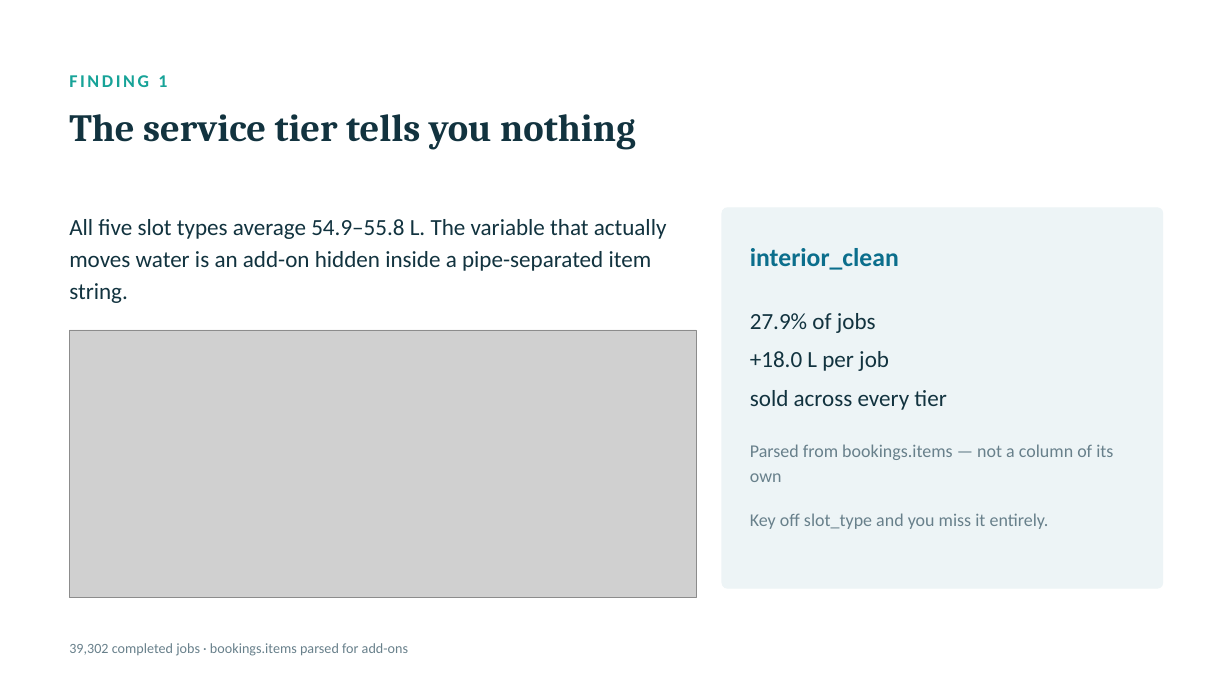
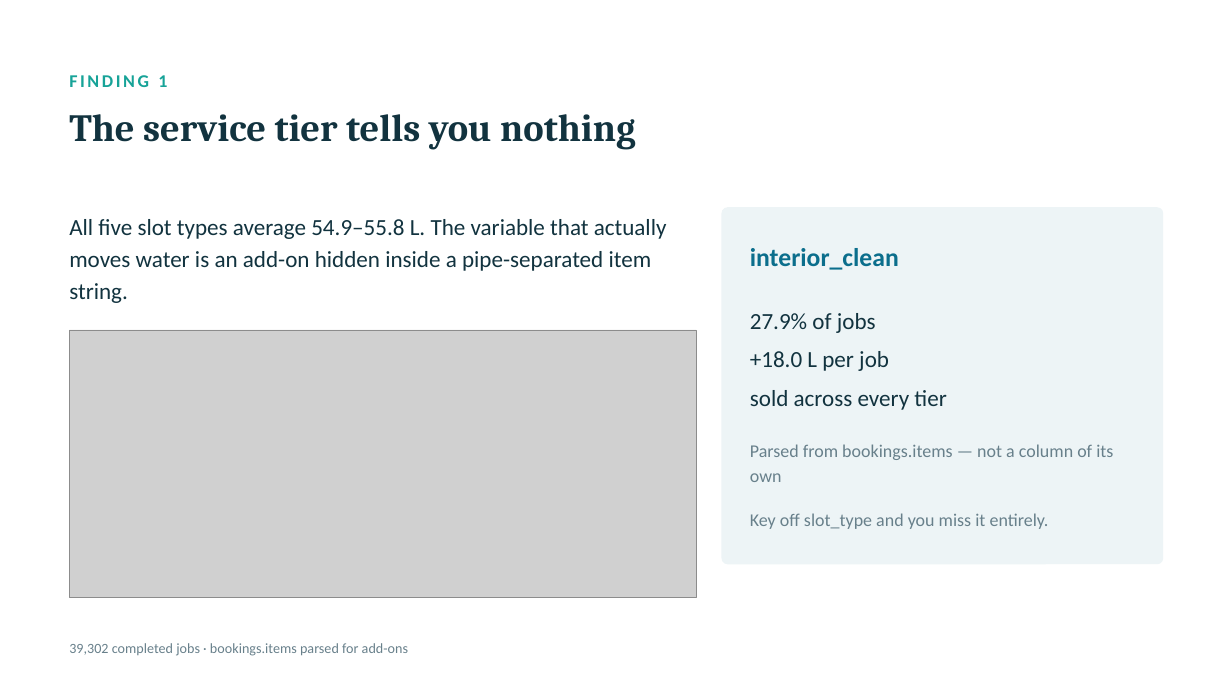
Before and after one commit to namanphogat0003-commits/doorstep-A07-water-supplies, a slide deck: slide 3 of paper/A7_slides.pptx. Drawn at 1232x693 pixels with LibreOffice and Linux fonts; fonts in the diff are those of the drawing; grey boxes stand for pictures. Boxes give left, top, right and bottom in pixels: in the first picture for what was removed or moved away, otherwise in the second. Text is boxed around its words. In the diff, an @@ line names an element or a change of style, - is before the commit and + after.

```diff
--- a/paper/A7_slides.pptx
+++ b/paper/A7_slides.pptx
@@ rounded rectangle resized from (x1=723, y1=208, x2=1164, y2=588) to (x1=723, y1=208, x2=1164, y2=564) @@
@@ rounded rectangle at (x1=723, y1=208, x2=1164, y2=564): proportions changed @@
```
Also in this commit, not shown: 3 other slides changed, 4 other files.
